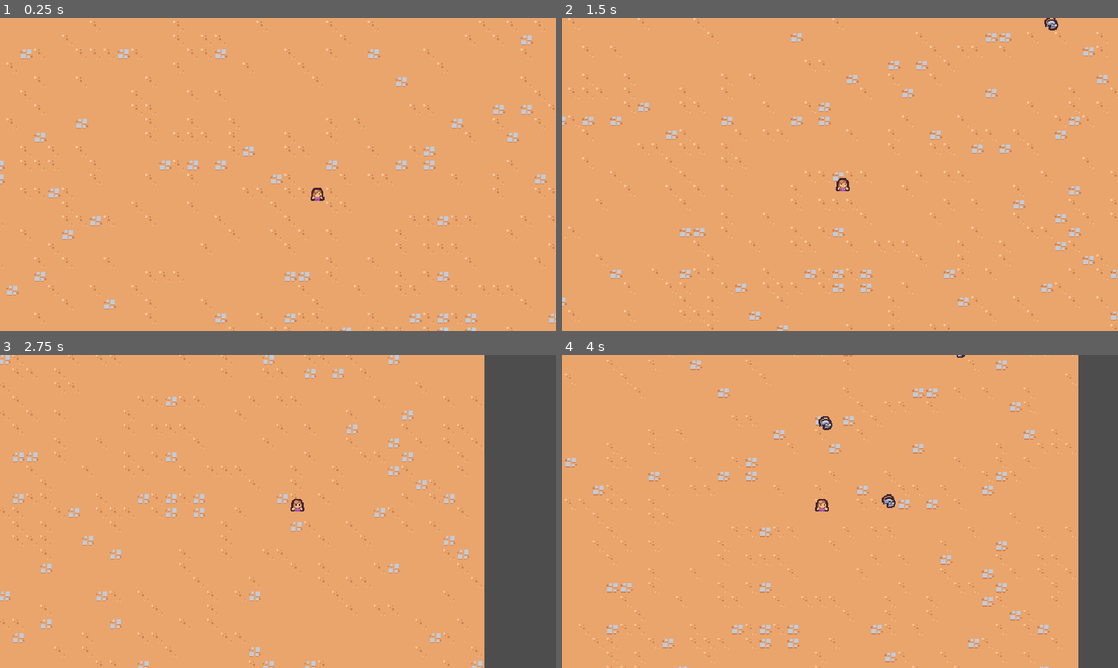
Above: before the commit, frames 1-4 (two rows, left to right).
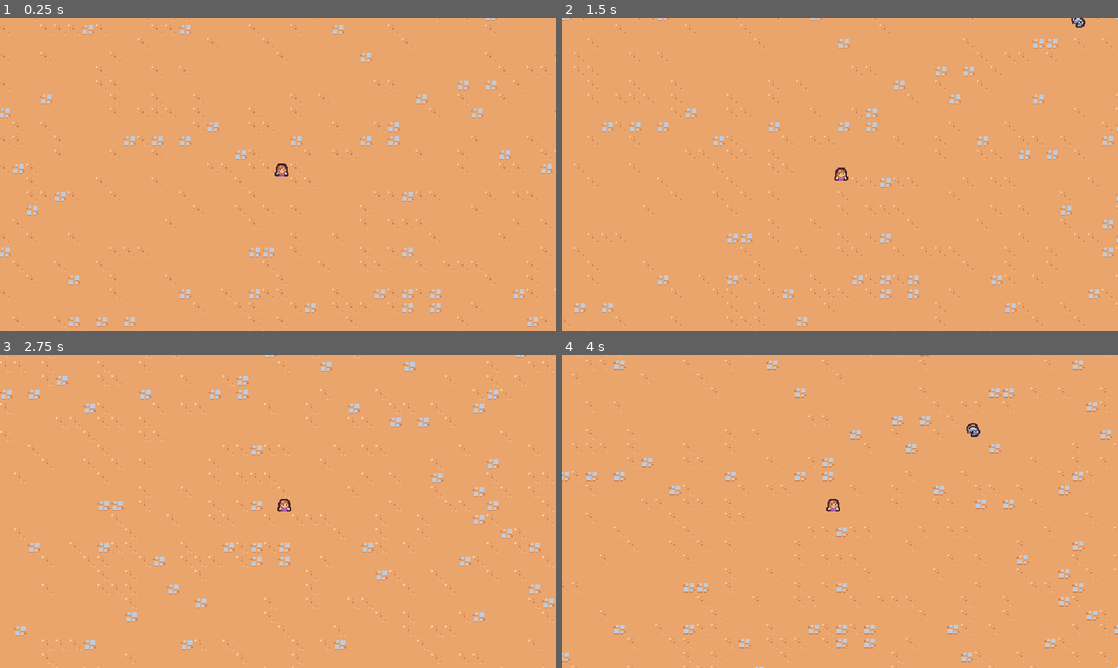
Above: after the commit, the same moments.

Repository: MinSungJe/Godot2DSurvivors
Game: Godot game, scene res://scenes/main/main.tscn
The game is run twice, just before and just after one commit, with the same random seed, the same clock (stepped at 60 frames per second) and the same inputs.
Inputs:
- Up to frame 1 (0.25 s): no input
- Up to frame 2 (1.5 s): hold D (move_right) 0.53-1.28 s; hold S (move_down) from 1.28 s (still down)
- Up to frame 3 (2.75 s): release S (move_down) at 2.03 s; hold D (move_right) from 2.03 s (still down)
- Up to frame 4 (4 s): release D (move_right) at 2.78 s; hold W (move_up) 2.78-3.53 s; hold A (move_left) from 3.53 s (still down)

The runs differ from the first frame. In frame 1, 5.8% of the frame differs, in the area x 0-100%, y 0-100%; in frame 2, 5.9%; in frame 3, 18%; in frame 4, 13%.

Commit message:
Improving Game Feel

Diff:
--- a/project.godot
+++ b/project.godot
@@ -59,6 +59,7 @@
 2d_physics/layer_1="Terrain"
 2d_physics/layer_2="Plyaer"
 2d_physics/layer_3="Enemy"
+2d_physics/layer_4="EnemyCollision"
 
 [rendering]
 
--- a/scenes/ability/sword_ability_controller/sword_ability_controller.gd
+++ b/scenes/ability/sword_ability_controller/sword_ability_controller.gd
@@ -30,7 +30,7 @@
 	var sword_instance = sword_ability.instantiate() as Node2D
 	player.get_parent().add_child(sword_instance)
 	sword_instance.global_position = enemies[0].global_position
-	sword_instance.global_position += Vector2.RIGHT.rotated(randf_range(0, TAU)) * 5
+	sword_instance.global_position += Vector2.RIGHT.rotated(randf_range(0, TAU)) * 4
 
 	var enemy_direction = enemies[0].global_position - sword_instance.global_position
 	sword_instance.rotation = enemy_direction.angle()
--- a/scenes/basic_enemy/basic_enemy.gd
+++ b/scenes/basic_enemy/basic_enemy.gd
@@ -1,6 +1,6 @@
 extends CharacterBody2D
 
-const MAX_SPEED = 75
+const MAX_SPEED = 40
 
 func _ready():
 	$Area2D.area_entered.connect(on_area_entered)
--- a/scenes/basic_enemy/basic_enemy.tscn
+++ b/scenes/basic_enemy/basic_enemy.tscn
@@ -10,7 +10,9 @@
 radius = 5.0
 
 [node name="BasicEnemy" type="CharacterBody2D" groups=["enemy"]]
-collision_layer = 0
+collision_layer = 8
+collision_mask = 9
+motion_mode = 1
 script = ExtResource("1_7y7e0")
 
 [node name="Area2D" type="Area2D" parent="."]
--- a/scenes/game_camera/game_camera.gd
+++ b/scenes/game_camera/game_camera.gd
@@ -8,7 +8,7 @@
 
 func _process(delta):
 	acquire_target()
-	global_position = global_position.lerp(target_position, 1.0 - exp(-delta * 10))
+	global_position = global_position.lerp(target_position, 1.0 - exp(-delta * 20))
 
 
 func acquire_target():
--- a/scenes/player/player.gd
+++ b/scenes/player/player.gd
@@ -1,6 +1,7 @@
 extends CharacterBody2D
 
-const MAX_SPEED = 200
+const MAX_SPEED = 125
+const ACCELERATION_SMOOTHING = 25
 
 func _ready():
 	pass
@@ -9,7 +10,9 @@
 func _process(delta):
 	var movement_vector = get_movement_vector()
 	var direction = movement_vector.normalized()
-	velocity = direction * MAX_SPEED
+	var target_velocity = direction * MAX_SPEED
+
+	velocity = velocity.lerp(target_velocity, 1 - exp(-delta * ACCELERATION_SMOOTHING))
 	move_and_slide()
 
 func get_movement_vector():
--- a/scenes/player/player.tscn
+++ b/scenes/player/player.tscn
@@ -9,6 +9,7 @@
 
 [node name="Player" type="CharacterBody2D" groups=["player"]]
 collision_layer = 0
+motion_mode = 1
 script = ExtResource("1_rjkby")
 
 [node name="AbilityManager" type="Node" parent="."]
